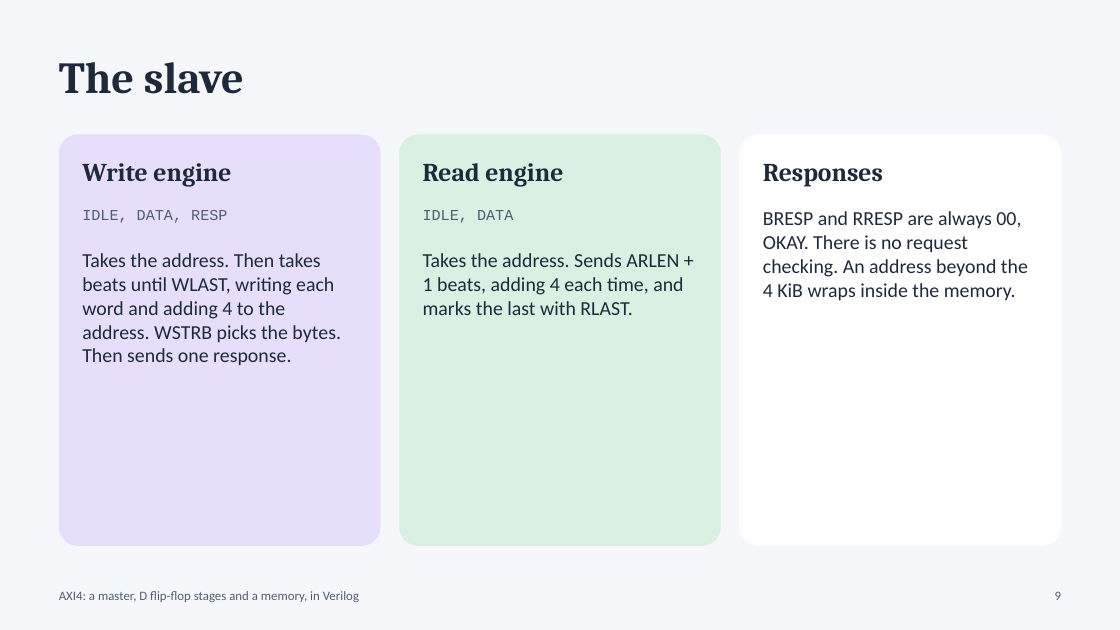
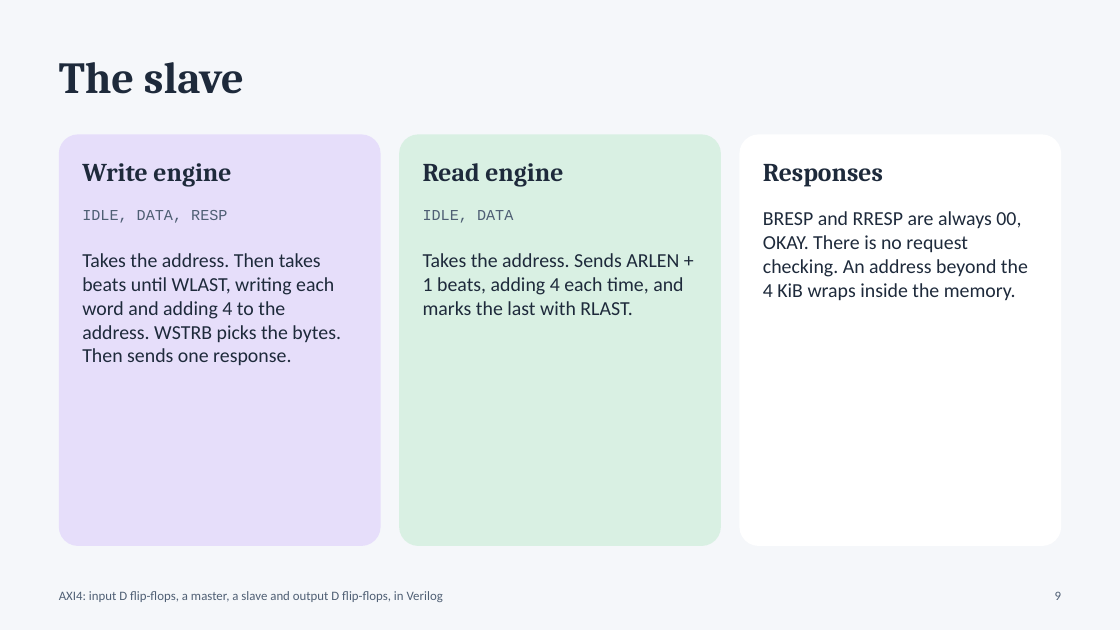
Before and after one commit to Moksha2709/Axi4_FPGA_Implementation, a slide deck: slide 9 of docs/AXI4_Viva_Presentation.pptx. Drawn at 1120x630 pixels with LibreOffice and Linux fonts; fonts in the diff are those of the drawing. Boxes give left, top, right and bottom in pixels: in the first picture for what was removed or moved away, otherwise in the second. Text is boxed around its words. In the diff, an @@ line names an element or a change of style, - is before the commit and + after.

```diff
--- a/docs/AXI4_Viva_Presentation.pptx
+++ b/docs/AXI4_Viva_Presentation.pptx
@@ text at (x1=59, y1=591, x2=443, y2=602): text changed @@
-AXI4: a master, D flip-flop stages and a memory, in Verilog
+AXI4: input D flip-flops, a master, a slave and output D flip-flops, in Verilog
```
Also in this commit, not shown: 15 other slides changed, 8 other files.
